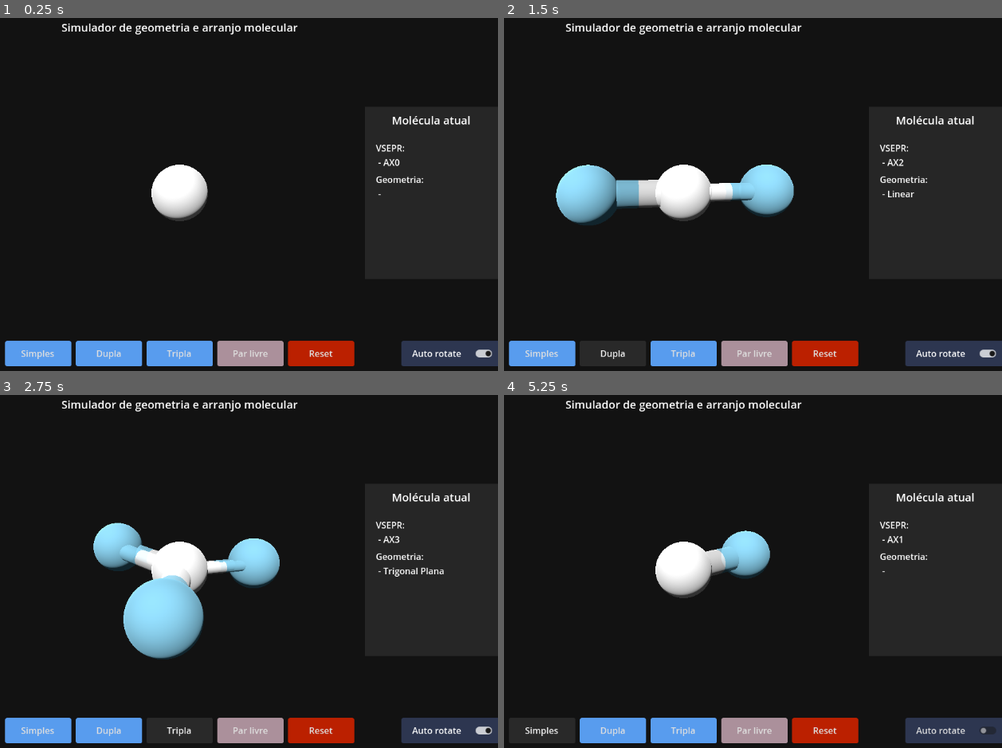
Above: before the commit, frames 1-4 (two rows, left to right).
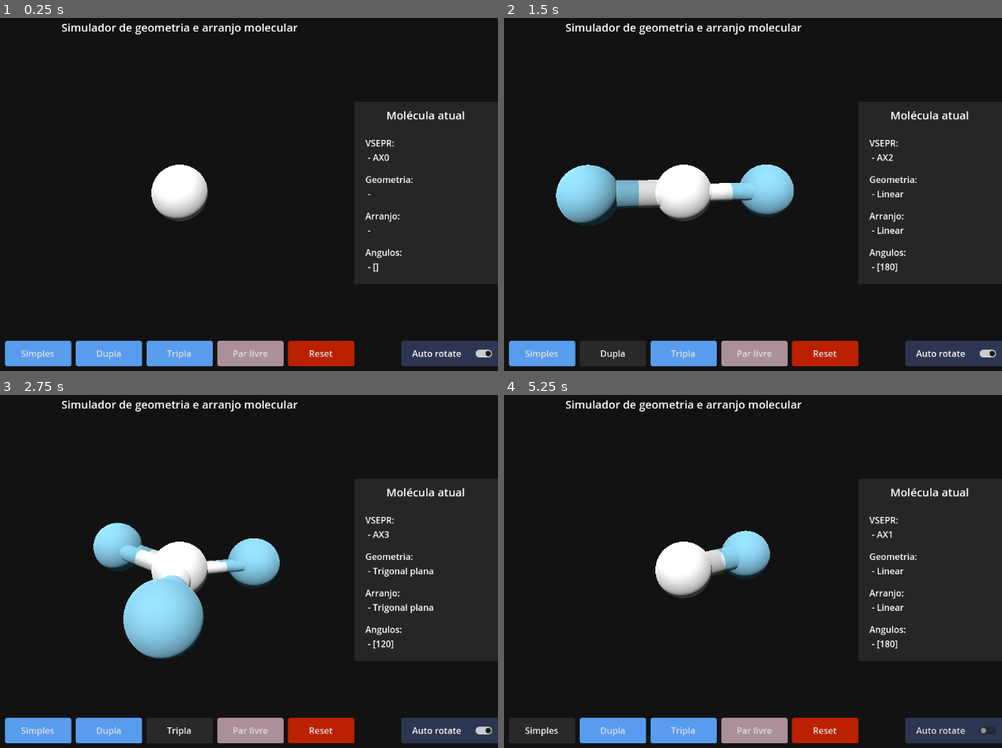
Above: after the commit, the same moments.

Repository: Leminence/molecules-forms
Game: Godot game, scene res://Main/main.tscn
Two runs of this game, one before a commit and one after it. Both use one fixed random seed, a clock stepped at 60 frames per second and the inputs below.
Inputs:
- Up to frame 1 (0.25 s): no input
- Up to frame 2 (1.5 s): click "Simples" at 0.5 s; click "Dupla" at 1.25 s
- Up to frame 3 (2.75 s): click "Tripla" at 2 s
- Up to frame 4 (5.25 s): click "Par livre" at 2.75 s; click "Reset" at 3.5 s; click "Auto rotate" at 4.25 s; click "Simples" at 5 s

The runs differ from the first frame. In frame 1, 0.9% of the frame differs, in the area x 73-95%, y 26-73%; in frame 2, 1.1%; in frame 3, 1.2%; in frame 4, 1.0%.

Commit message:
reestrutura do dicionário das geometrias e uso dos angulos das geometrias

Diff:
--- a/Main/main.tscn
+++ b/Main/main.tscn
@@ -154,7 +154,7 @@
 vertical_icon_alignment = 0
 
 [node name="Control" type="Control" parent="UI/Control"]
-custom_minimum_size = Vector2(241.115, 311.965)
+custom_minimum_size = Vector2(260, 330)
 layout_mode = 1
 anchors_preset = 6
 anchor_left = 1.0
@@ -163,6 +163,7 @@
 anchor_bottom = 0.5
 grow_horizontal = 0
 grow_vertical = 2
+focus_behavior_recursive = 1
 
 [node name="ColorRect" type="ColorRect" parent="UI/Control/Control"]
 layout_mode = 1
@@ -200,7 +201,7 @@
 [node name="VSEPR" type="Label" parent="UI/Control/Control/MarginContainer/Vbox/Vbox"]
 unique_name_in_owner = true
 layout_mode = 2
-size_flags_vertical = 0
+size_flags_vertical = 3
 text = "VSEPR:
  -"
 label_settings = SubResource("LabelSettings_qvhan")
@@ -208,7 +209,7 @@
 [node name="Geometria" type="Label" parent="UI/Control/Control/MarginContainer/Vbox/Vbox"]
 unique_name_in_owner = true
 layout_mode = 2
-size_flags_vertical = 0
+size_flags_vertical = 3
 text = "Geometria:
  -"
 label_settings = SubResource("LabelSettings_qvhan")
@@ -216,8 +217,16 @@
 [node name="Arranjo" type="Label" parent="UI/Control/Control/MarginContainer/Vbox/Vbox"]
 unique_name_in_owner = true
 layout_mode = 2
-size_flags_vertical = 2
+size_flags_vertical = 3
 text = "Arranjo:
+ -"
+label_settings = SubResource("LabelSettings_qvhan")
+
+[node name="Angulos" type="Label" parent="UI/Control/Control/MarginContainer/Vbox/Vbox"]
+unique_name_in_owner = true
+layout_mode = 2
+size_flags_vertical = 3
+text = "Angulos:
  -"
 label_settings = SubResource("LabelSettings_qvhan")
 
--- a/Main/molecule_data.gd
+++ b/Main/molecule_data.gd
@@ -1,108 +1,74 @@
 # molecular_data.gd
 extends Node
 
+const LINEAR: String = "Linear"
+const TRIGONAL_PLANAR = "Trigonal plana"
+const TETRAEDRIC = "Tetraédrica"
+const BIPIRAMIDAL = "Bipiramidal Trigonal"
+const OCTAEDRIC = "Octaédrica"
+
+const ANGULAR: String = "Angular"
+const PIRAMIDAL: String = "Piramidal"
+const SEESAW: String = "Gangorra"
+const QUAD_PIRAMIDAL: String = "Piramidal Quadrada"
+const T_SHAPE: String = "Forma de T"
+const QUAD_PLANAR: String = "Quadrado Planar"
+
 const GEOMETRIES = {
-	# Formato: "pares_ligantes_pares_livres": {dados}
-
-	"2_0": {
-		"geometria": "Linear",
-		"arranjo": "Linear",
-		"angulo": 180,
-		"exemplo": "CO₂, BeH₂"
+	"geometrias": {
+		[2, 1]: ANGULAR,
+		[3, 1]: PIRAMIDAL,
+		[4, 1]: SEESAW,
+		[5, 1]: QUAD_PIRAMIDAL,
+		[2, 2]: ANGULAR,
+		[3, 2]: T_SHAPE,
+		[4, 2]: QUAD_PLANAR,
+		[2, 3]: LINEAR,
+		[3, 3]: T_SHAPE,
+		[2, 4]: LINEAR,
 	},
-
-	"3_0": {
-		"geometria": "Trigonal Plana",
-		"arranjo": "Trigonal Plana",
-		"angulo": 120,
-		"exemplo": "BF₃, SO₃"
+	"arranjos": {
+		1: LINEAR,
+		2: LINEAR,
+		3: TRIGONAL_PLANAR,
+		4: TETRAEDRIC,
+		5: BIPIRAMIDAL,
+		6: OCTAEDRIC,
 	},
-
-	"2_1": {
-		"geometria": "Angular",
-		"arranjo": "Trigonal Plana",
-		"angulo": 117,
-		"exemplo": "SO₂, O₃"
+	"angulos": {
+		LINEAR: [180],
+		TRIGONAL_PLANAR: [120],
+		TETRAEDRIC: [109.5],
+		BIPIRAMIDAL: [90, 120, 180],
+		OCTAEDRIC: [90],
+		ANGULAR: [117],
+		PIRAMIDAL: [107],
+		SEESAW: [90, 120],
+		QUAD_PIRAMIDAL: [90],
+		T_SHAPE: [90],
+		QUAD_PLANAR: [90],
 	},
-
-	"4_0": {
-		"geometria": "Tetraédrica",
-		"arranjo": "Tetraédrica",
-		"angulo": 109.5,
-		"exemplo": "CH₄, CCl₄"
-	},
-
-	"3_1": {
-		"geometria": "Piramidal",
-		"arranjo": "Tetraédrica",
-		"angulo": 107,
-		"exemplo": "NH₃, PH₃"
-	},
-
-	"2_2": {
-		"geometria": "Angular",
-		"arranjo": "Tetraédrica",
-		"angulo": 104.5,
-		"exemplo": "H₂O, H₂S"
-	},
-
-	"5_0": {
-		"geometria": "Bipiramidal Trigonal",
-		"arranjo": "Bipiramidal Trigonal",
-		"angulo": [90, 120, 180],
-		"exemplo": "PCl₅, PF₅"
-	},
-
-	"4_1": {
-		"geometria": "Gangorra",
-		"arranjo": "Bipiramidal Trigonal",
-		"angulo": [90, 120],
-		"exemplo": "SF₄, TeCl₄"
-	},
-
-	"3_2": {
-		"geometria": "Forma de T",
-		"arranjo": "Bipiramidal Trigonal",
-		"angulo": 90,
-		"exemplo": "ClF₃, BrF₃"
-	},
-
-	"2_3": {
-		"geometria": "Linear",
-		"arranjo": "Bipiramidal Trigonal",
-		"angulo": 180,
-		"exemplo": "XeF₂, I₃⁻"
-	},
-
-	"6_0": {
-		"geometria": "Octaédrica",
-		"arranjo": "Octaédrica",
-		"angulo": 90,
-		"exemplo": "SF₆, Mo(CO)₆"
-	},
-
-	"5_1": {
-		"geometria": "Piramidal Quadrada",
-		"arranjo": "Octaédrica",
-		"angulo": 90,
-		"exemplo": "BrF₅, IF₅"
-	},
-
-	"4_2": {
-		"geometria": "Quadrado Planar",
-		"arranjo": "Octaédrica",
-		"angulo": 90,
-		"exemplo": "XeF₄, ICl₄⁻"
-	}
 }
 
 # Função auxiliar para buscar
 func get_geometry(ligantes: int, livres: int) -> Dictionary:
-	var key = str(ligantes) + "_" + str(livres)
-	if key in GEOMETRIES:
-		return GEOMETRIES[key]
-	return {}
+	var key = [ligantes, livres]
 
-# Função para obter todas as chaves
-func get_all_keys() -> Array:
-	return GEOMETRIES.keys()
+	var dic: Dictionary = {
+		"geometria": null,
+		"arranjo": null,
+		"angulos": []
+	}
+
+	if key in GEOMETRIES["geometrias"]:
+		dic["geometria"] = GEOMETRIES["geometrias"][key]
+
+	if ligantes + livres in GEOMETRIES["arranjos"]:
+		dic["arranjo"] = GEOMETRIES["arranjos"][ligantes + livres]
+		if dic["geometria"] == null and ligantes > 0:
+			dic["geometria"] = dic["arranjo"] if ligantes != 1 else LINEAR
+
+	if dic["geometria"] in GEOMETRIES["angulos"]:
+		dic["angulos"] = GEOMETRIES["angulos"][dic["geometria"]]
+
+	return dic
--- a/Main/molecule_generator.gd
+++ b/Main/molecule_generator.gd
@@ -5,6 +5,7 @@
 @onready var vsepr_label: Label = %VSEPR
 @onready var geometria_label: Label = %Geometria
 @onready var arranjo_label: Label = %Arranjo
+@onready var angulos_label: Label = %Angulos
 
 @export var central_atom_color: Color = Color.WHITE
 @export var atom_color: Color = Color.SKY_BLUE
@@ -249,20 +250,6 @@
 	return positions
 
 
-func get_perpendicular_vector(direction: Vector3) -> Vector3:
-	# Encontra um vetor perpendicular ao eixo da ligação
-	# Usa o vetor UP como referência, mas evita quando paralelo
-	var reference = Vector3.UP
-
-	# Se a direção é paralela ao UP, usa outro vetor de referência
-	if abs(direction.dot(Vector3.UP)) > 0.99:
-		reference = Vector3.RIGHT
-
-	# Produto vetorial para obter um vetor perpendicular
-	var perpendicular = direction.cross(reference).normalized()
-	return perpendicular
-
-
 func update_molecule_info(molecule_array: Array) -> void:
 	var atom_num: int = 0
 	var freepair_num: int = 0
@@ -276,11 +263,26 @@
 
 	var data = molecular_data.get_geometry(atom_num, freepair_num)
 
-	geometria_label.text = "Geometria:\n - " + (data["geometria"] if atom_num > 1 else "")
-	arranjo_label.text = ("Arranjo:\n - " + data["arranjo"] if atom_num > 1 and freepair_num > 0 else "")
+	geometria_label.text = "Geometria:\n - " + (data["geometria"] if data["geometria"] else "")
+	arranjo_label.text = "Arranjo:\n - " + (data["arranjo"] if data["arranjo"] else "")
+	angulos_label.text = "Angulos:\n - " + str(data["angulos"])
+
+
+func get_perpendicular_vector(direction: Vector3) -> Vector3:
+	# Encontra um vetor perpendicular ao eixo da ligação
+	# Usa o vetor UP como referência, mas evita quando paralelo
+	var reference = Vector3.UP
+
+	# Se a direção é paralela ao UP, usa outro vetor de referência
+	if abs(direction.dot(Vector3.UP)) > 0.99:
+		reference = Vector3.RIGHT
+
+	# Produto vetorial para obter um vetor perpendicular
+	var perpendicular = direction.cross(reference).normalized()
+	return perpendicular
 
 # Cria um novo átomo e sua ligação ao átomo central ao clicar no botão
-func _on_new_atom_pressed(num: int) -> void:
+func _on_new_atom_pressed(bond_num: int) -> void:
 	if atoms.size() >= 6:
 		return # Limita a 6 átomos ligados ao central
 
@@ -291,7 +293,7 @@
 
 	set_atoms_position(atoms)
 	update_molecule_info(atoms)
-	create_bond(central_atom, new_atom, num)
+	create_bond(central_atom, new_atom, bond_num)
 
 
 func _on_new_pair_pressed():
